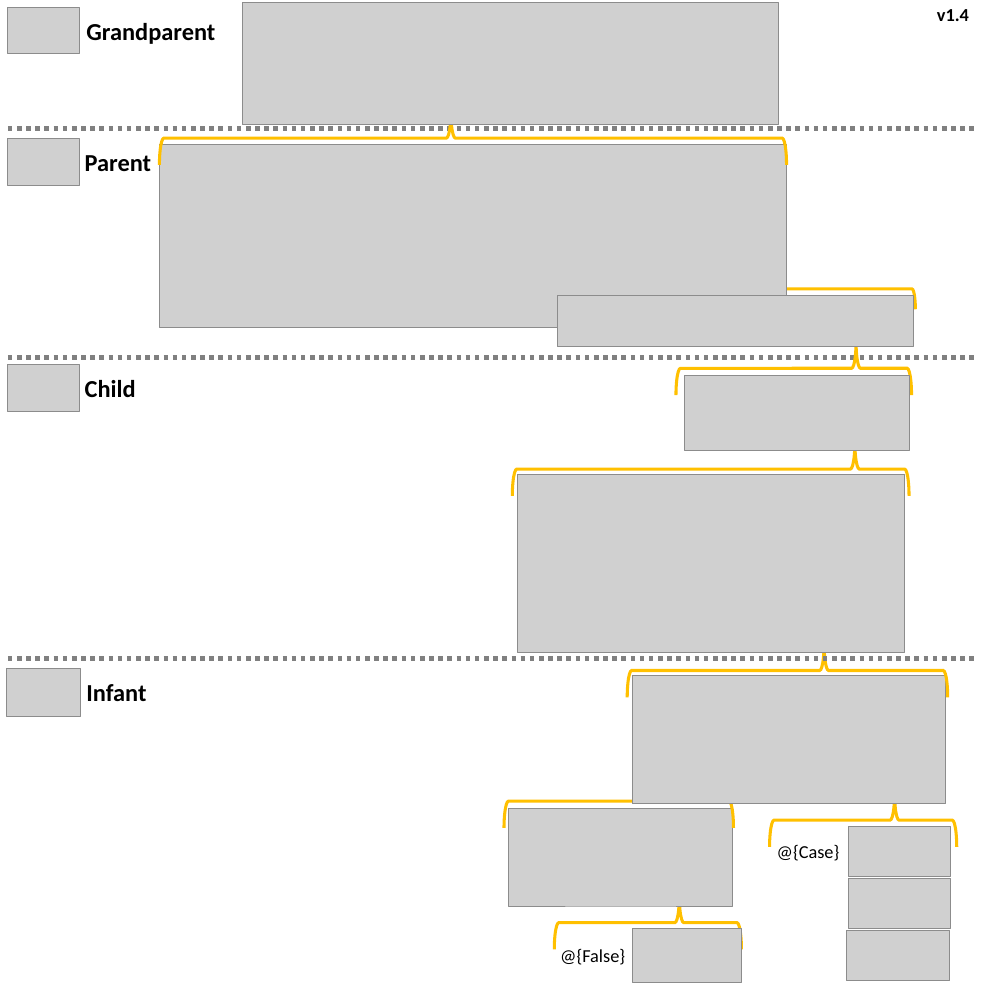
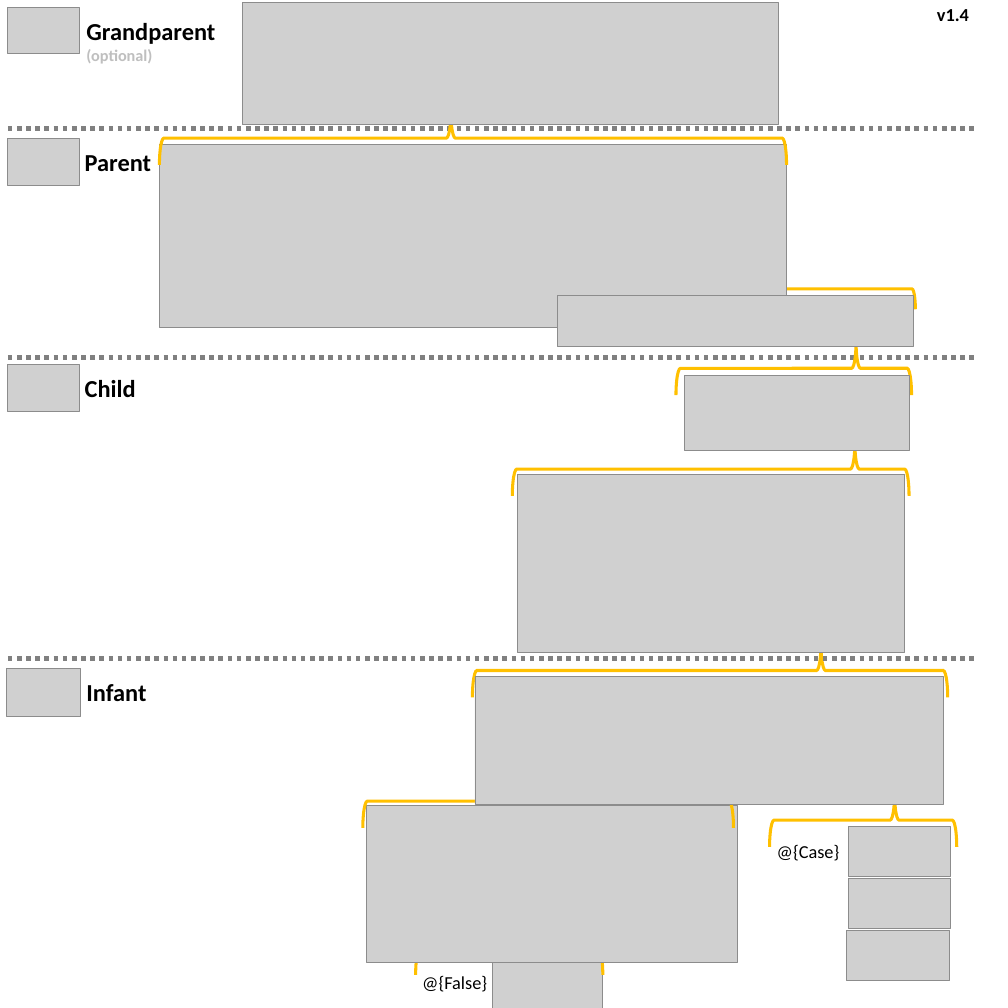
Before and after one commit to mrpaulandrew/procfwk, a slide deck: slide 5 of Images/All ADF Activities.pptx. Drawn at 1008x1008 pixels with LibreOffice and Linux fonts; fonts in the diff are those of the drawing; grey boxes stand for pictures. Boxes give left, top, right and bottom in pixels: in the first picture for what was removed or moved away, otherwise in the second. Text is boxed around its words. In the diff, an @@ line names an element or a change of style, - is before the commit and + after.

```diff
--- a/Images/All ADF Activities.pptx
+++ b/Images/All ADF Activities.pptx
@@ text at <box>86,49,152,63</box>: paragraph added @@
+(optional)
@@ left brace: place and size @@
-left brace at <box>627,644,948,697</box>
+left brace at <box>472,644,948,697</box>
@@ left brace at <box>472,644,948,697</box>: proportions changed @@
@@ picture: place and size @@
-picture at <box>632,675,946,804</box>
+picture at <box>475,677,943,805</box>
@@ left brace at <box>363,775,734,828</box>: proportions changed @@
@@ left brace: place and size @@
-left brace at <box>504,774,733,828</box>
+left brace at <box>363,775,734,828</box>
@@ picture added at <box>366,805,737,963</box> @@
@@ picture removed at <box>508,808,732,906</box> @@
@@ 1 picture, 1 text, 1 left brace: place and size @@
-1 picture, 1 text, 1 left brace at <box>554,896,741,982</box>
+1 picture, 1 text, 1 left brace at <box>415,921,602,1008</box>
```
Also in this commit, not shown: 17 other files.
